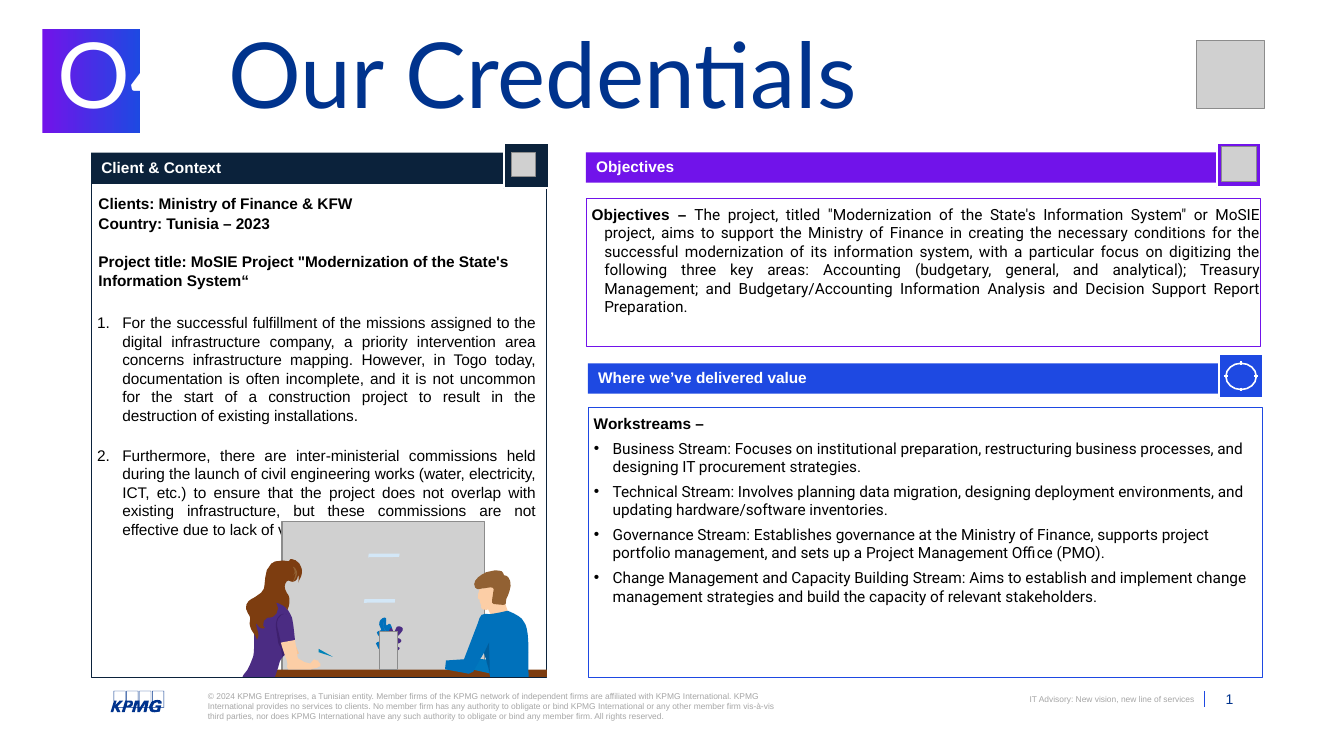
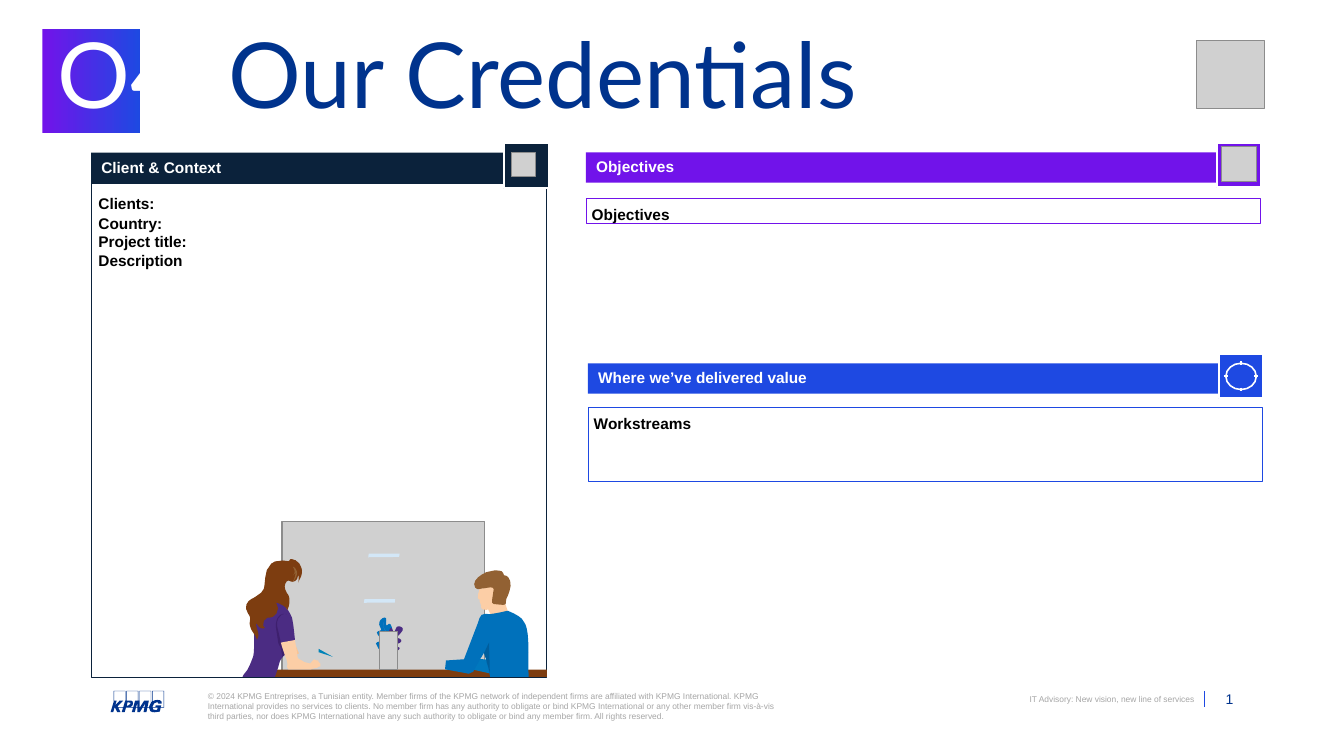
Before and after one commit to mohamedaziznairi/kpmg-gestiondesreferences_take_two, a slide deck: slide 1 of public/référence.pptx.pptx. Drawn at 1344x756 pixels with LibreOffice and Linux fonts; fonts in the diff are those of the drawing; grey boxes stand for pictures; background and template pictures are left out. Boxes give left, top, right and bottom in pixels: in the first picture for what was removed or moved away, otherwise in the second. Text is boxed around its words. In the diff, an @@ line names an element or a change of style, - is before the commit and + after.

Commit message:
passage de variable etablie et rectificatoin du powerpoint

```diff
--- a/public/référence.pptx.pptx
+++ b/public/référence.pptx.pptx
@@ text at bbox=[98, 198, 187, 270]: text changed @@
-Clients: Ministry of Finance & KFW
-Country: Tunisia – 2023
-Project title: MoSIE Project "Modernization of the State's Information System“
+Clients:
+Country:
+Project title:
+Description
@@ rectangle "Objectives": place and size @@
-rectangle "Objectives" at bbox=[586, 199, 1261, 347]
+rectangle "Objectives" at bbox=[586, 199, 1261, 224]
@@ text in rectangle at bbox=[592, 209, 670, 223]: text changed; font Roboto to Arial; bold on @@
-Objectives – The project, titled "Modernization of the State's Information System" or MoSIE project, aims to support the Ministry of Finance in creating the necessary conditions for the successful modernization of its information system, with a particular focus on digitizing the following three key areas: Accounting (budgetary, general, and analytical); Treasury Management; and Budgetary/Accounting Information Analysis and Decision Support Report Preparation.
+Objectives
@@ text removed at bbox=[122, 317, 536, 538] @@
-1. For the successful fulfillment of the missions assigned to the digital infrastructure company, a priority intervention area concerns infrastructure mapping. However, in Togo today, documentation is often incomplete, and it is not uncommon for the start of a construction project to result in the destruction of existing installations.
-2. Furthermore, there are inter-ministerial commissions held during the launch of civil engineering works (water, electricity, ICT, etc.) to ensure that the project does not overlap with existing infrastructure, but these commissions are not effective due to lack of viable data.
@@ rectangle "Workstreams": place and size @@
-rectangle "Workstreams" at bbox=[588, 407, 1263, 678]
+rectangle "Workstreams" at bbox=[588, 407, 1263, 481]
@@ text in rectangle at bbox=[594, 418, 691, 429]: text changed; font Roboto to Arial; bold on @@
-Workstreams –
-• Business Stream: Focuses on institutional preparation, restructuring business processes, and designing IT procurement strategies.
-• Technical Stream: Involves planning data migration, designing deployment environments, and updating hardware/software inventories.
-• Governance Stream: Establishes governance at the Ministry of Finance, supports project portfolio management, and sets up a Project Management Office (PMO).
-• Change Management and Capacity Building Stream: Aims to establish and implement change management strategies and build the capacity of relevant stakeholders.
+Workstreams
```
Also in this commit, not shown: 6 other files.
